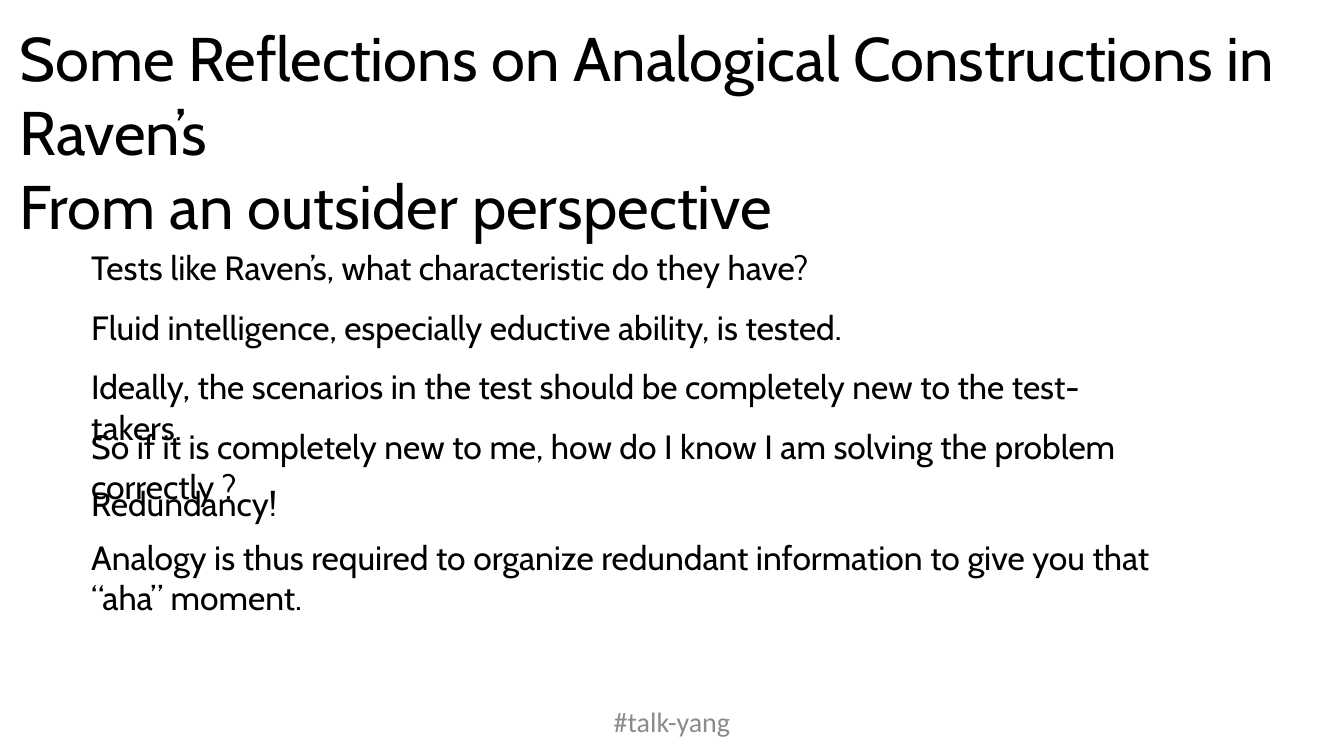
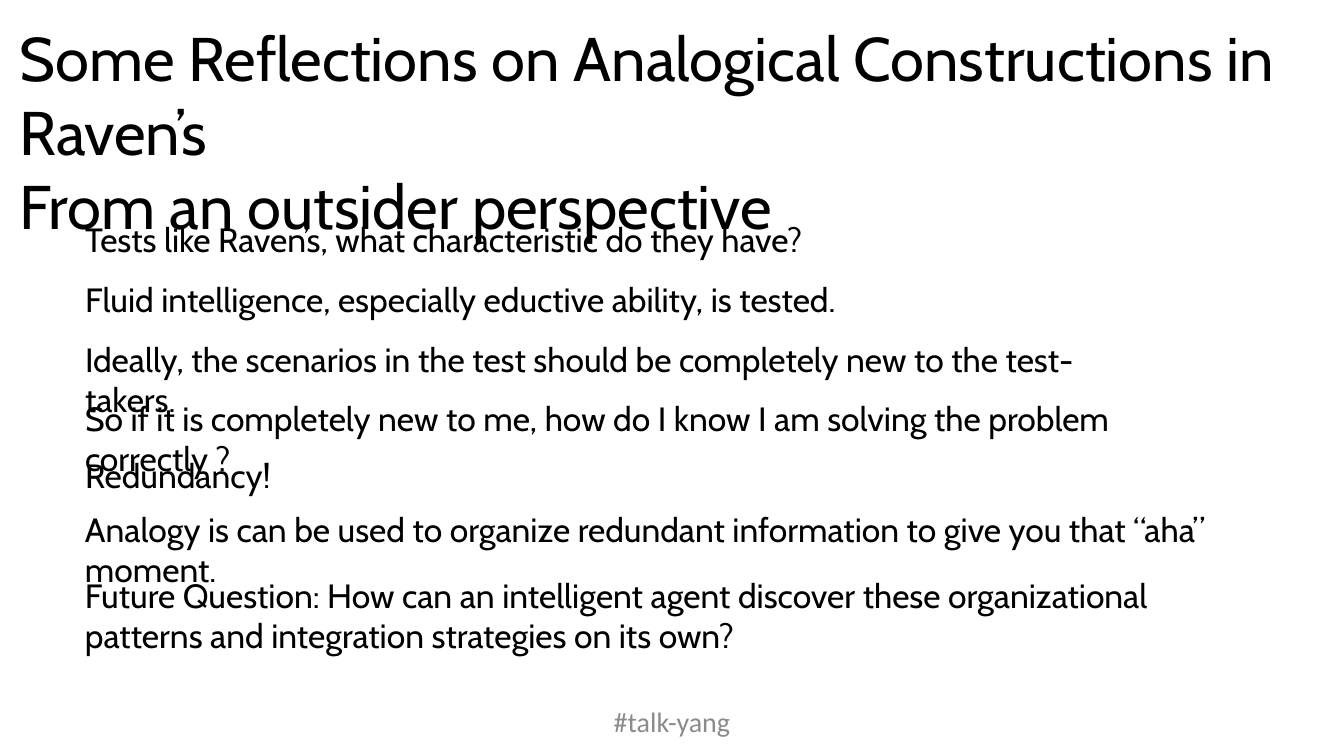
Before and after one commit to Yuan-Yang-Vandy/acs2020, a slide deck: slide 34 of acs2020.pptx. Drawn at 1344x756 pixels with LibreOffice and Linux fonts; fonts in the diff are those of the drawing. Boxes give left, top, right and bottom in pixels: in the first picture for what was removed or moved away, otherwise in the second. Text is boxed around its words. In the diff, an @@ line names an element or a change of style, - is before the commit and + after.

```diff
--- a/acs2020.pptx
+++ b/acs2020.pptx
@@ text "Fluid intelligence, especially eductive ability, ...": place and size @@
-text "Fluid intelligence, especially eductive ability, ..." at bbox=[91, 314, 842, 348]
+text "Fluid intelligence, especially eductive ability, ..." at bbox=[85, 286, 835, 320]
@@ 3 texts: place and size @@
-3 texts at bbox=[91, 254, 1116, 467]
+3 texts at bbox=[85, 224, 1109, 439]
@@ text "Redundancy!": place and size @@
-text "Redundancy!" at bbox=[91, 488, 277, 524]
+text "Redundancy!" at bbox=[85, 460, 271, 496]
@@ text at bbox=[85, 516, 1205, 550]: text changed @@
-Analogy is thus required to organize redundant information to give you that “aha” moment.
+Analogy is can be used to organize redundant information to give you that “aha” moment.
@@ text added at bbox=[85, 580, 1147, 656], 24 pt, text #000000 @@
+Future Question: How can an intelligent agent discover these organizational patterns and integration strategies on its own?
```
Also in this commit, not shown: 14 other slides changed, 1 slide added, 1 slide removed, 1 other file.
